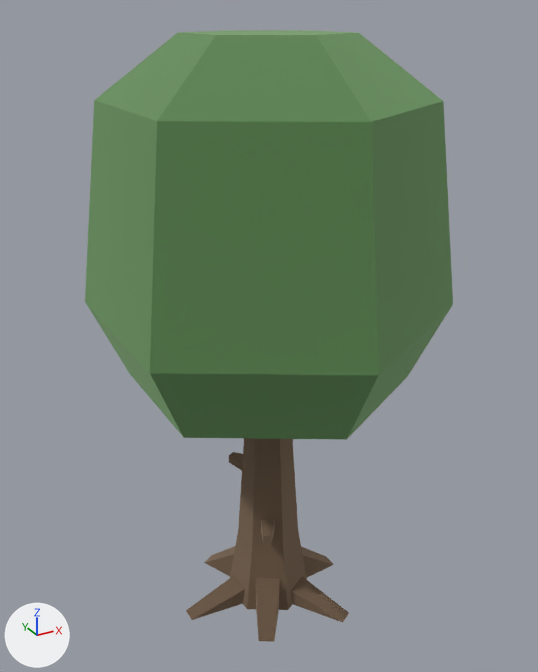
The glTF model public/assets/models/flora/canopy-b.glb, before and after one commit.
The view is the same before and after, from a 50 mm camera at (-5.39, -9.82, 10.05) aimed at (0.06, 0.09, 5.1). The axes (+X, +Y, +Z) are drawn at lower left. The lights are the same throughout. The older version comes first. Where no turn or scale is listed for an object, it has been applied to the vertices. Vertices at exactly the same position are counted once.

In view in the first picture: 'tree_oak'.
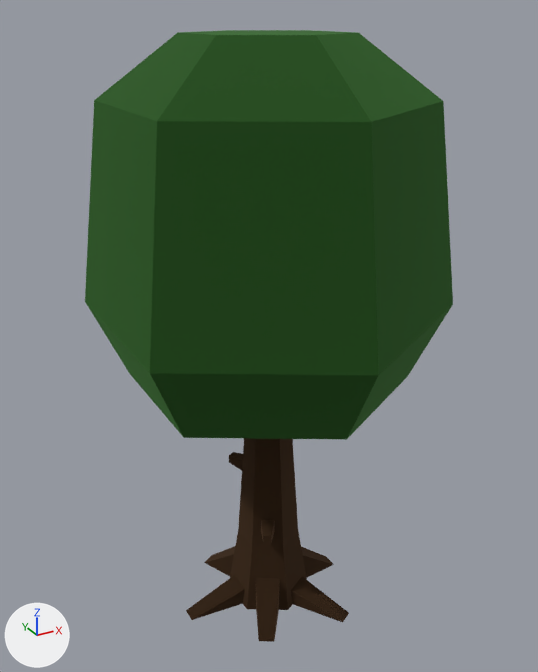
Pixel boxes [x1, y1, x2, y2] of what changed, in the pictures (538 x 672 px):
part 1 of me_mesh_tree_oak, recoloured (beige to brown)
    both: [186, 438, 349, 642]
part 2 of me_mesh_tree_oak, recoloured (darker)
    both: [85, 30, 453, 440]

The change, as a diff of the scene's bpy script:
```diff
--- a/public/assets/models/flora/canopy-b.glb.py
+++ b/public/assets/models/flora/canopy-b.glb.py
@@ me_mesh_tree_oak @@
 me_mesh_tree_oak.from_pydata(...)  # 100 vertices, 196 faces; spans x -2.56..2.56, y -2.96..2.96, z -4.9..4.9
 # used by ob_tree_oak; location = (0.0, 0.0, 4.85)
+# me_mesh_tree_oak part 1: 132 faces centred in x -1.32..1.16, y -1.1..1.1, z -4.9..-1.34 are repainted in the vertex colours; the middle colour goes from beige #a28d78 to brown #5c4532
+# me_mesh_tree_oak part 2: 64 faces centred in x -2.43..2.43, y -2.32..2.32, z -0.9..4.9 are repainted in the vertex colours; the middle colour goes from green #93ba88 to green #497d40
 me_mesh_tree_oak.materials.append(mat_flora)
```
